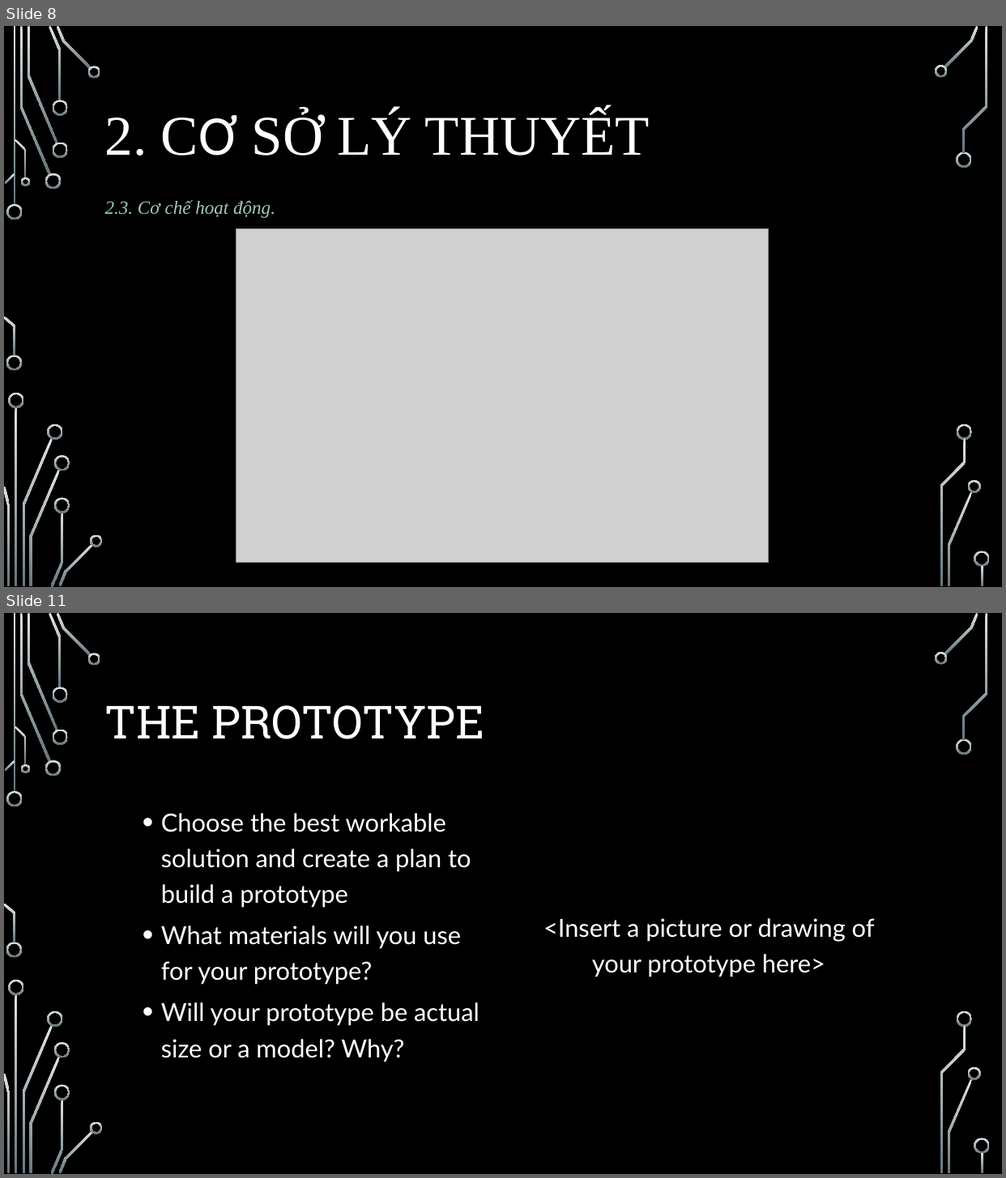
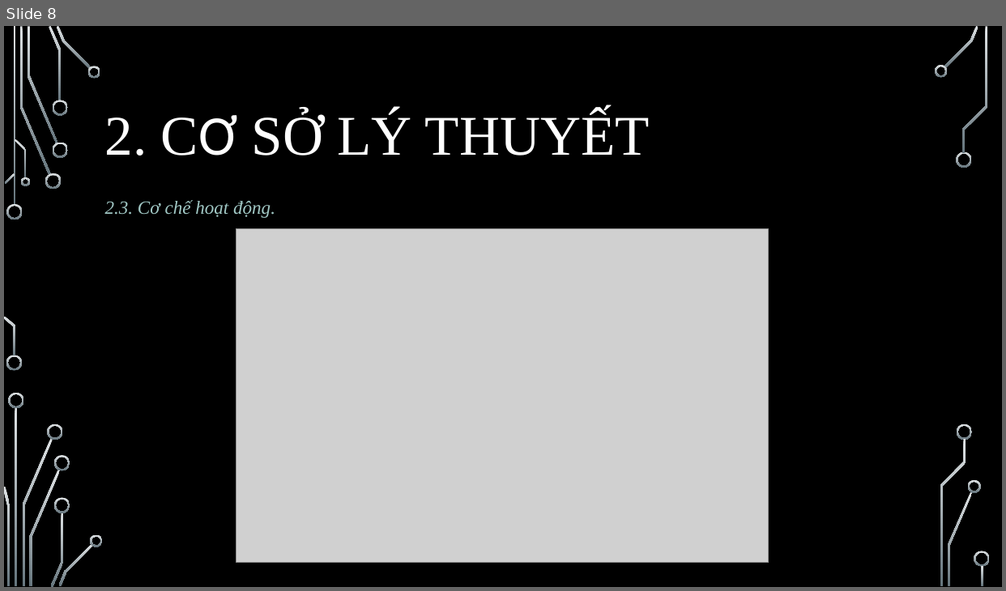
Before and after one commit to kiet1022/DoanHoiIT, a slide deck: FileBC/SlideBaoCaoVer2NotComplete.pptx. Shown one above the other, each under a label of ours: slides 8 and 11 before the commit, slide 8 after it; the slides between them are not shown. The pictures are 1006x1178 and 1006x591 pixels, drawn with LibreOffice and Linux fonts; fonts in the diff are those of the drawing; grey boxes stand for pictures; background and template pictures are left out. Boxes give left, top, right and bottom in pixels: in the first picture for what was removed or moved away, otherwise in the second. Text is boxed around its words. In the diff, an @@ line names an element or a change of style, - is before the commit and + after.

```diff
--- a/FileBC/SlideBaoCaoVer2NotComplete.pptx
+++ b/FileBC/SlideBaoCaoVer2NotComplete.pptx
@@ slide 11 removed at (4,613,1002,1174), background picture (left out); not listed: 36 template elements that a slide beside it also shows @@
@@ title removed at (105,705,484,739) @@
-THE PROTOTYPE
@@ text removed at (161,813,479,1063) @@
-  • Choose the best workable solution and create a plan to build a prototype
-  • What materials will you use for your prototype?
-  • Will your prototype be actual size or a model? Why?
@@ text removed at (543,918,875,977) @@
-<Insert a picture or drawing of your prototype here>
```
Also in this commit, not shown: 1 slide changed, 13 slides added, 4 other slides removed.
